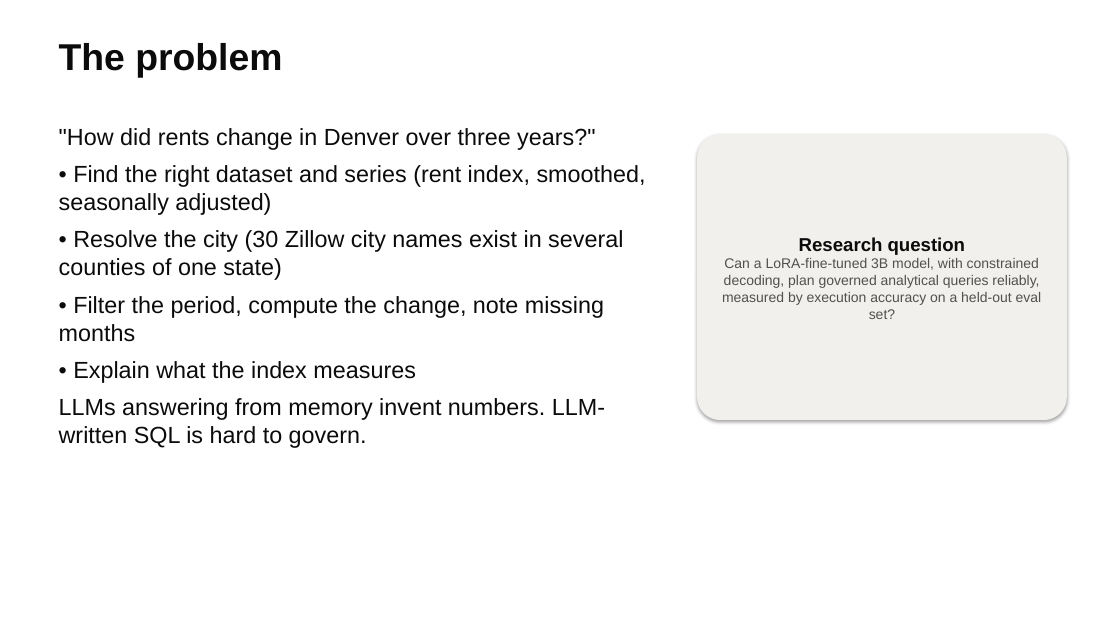
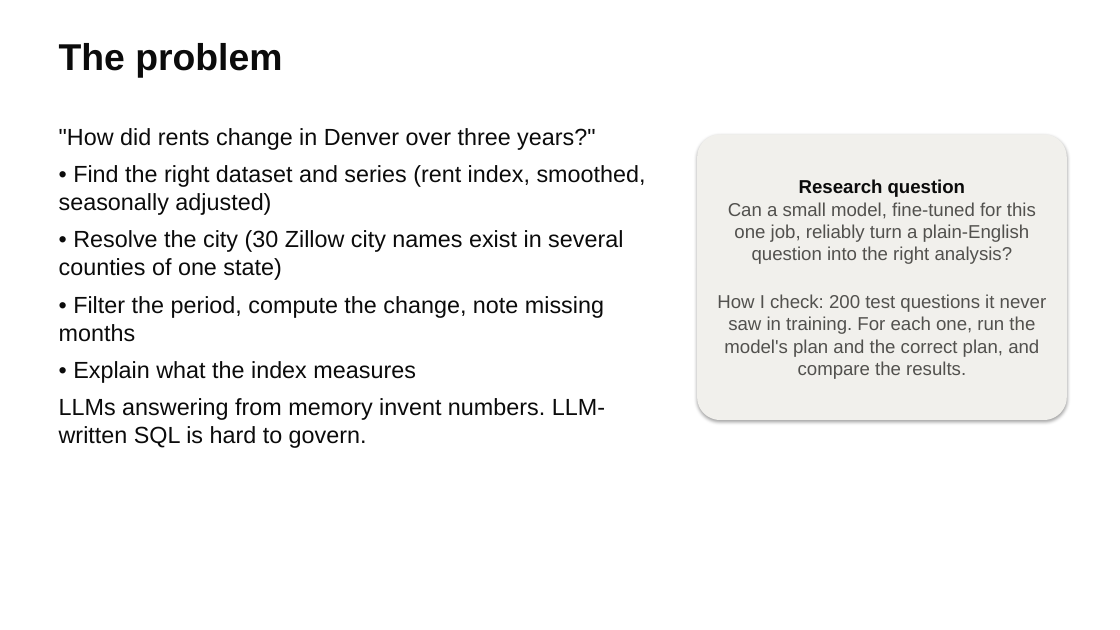
Before and after one commit to weimiao67/llm-class-final, a slide deck: slide 3 of docs/slides/housing-analyst.pptx. Drawn at 1120x630 pixels with LibreOffice and Linux fonts; fonts in the diff are those of the drawing. Boxes give left, top, right and bottom in pixels: in the first picture for what was removed or moved away, otherwise in the second. Text is boxed around its words. In the diff, an @@ line names an element or a change of style, - is before the commit and + after.

```diff
--- a/docs/slides/housing-analyst.pptx
+++ b/docs/slides/housing-analyst.pptx
@@ text in rounded rectangle at [717, 202, 1047, 379]: text changed; size 12 to 16 pt @@
-Can a LoRA-fine-tuned 3B model, with constrained decoding, plan governed analytical queries reliably, measured by execution accuracy on a held-out eval set?
+Can a small model, fine-tuned for this one job, reliably turn a plain-English question into the right analysis?
+How I check: 200 test questions it never saw in training. For each one, run the model's plan and the correct plan, and compare the results.
```
Also in this commit, not shown: 1 other file.
